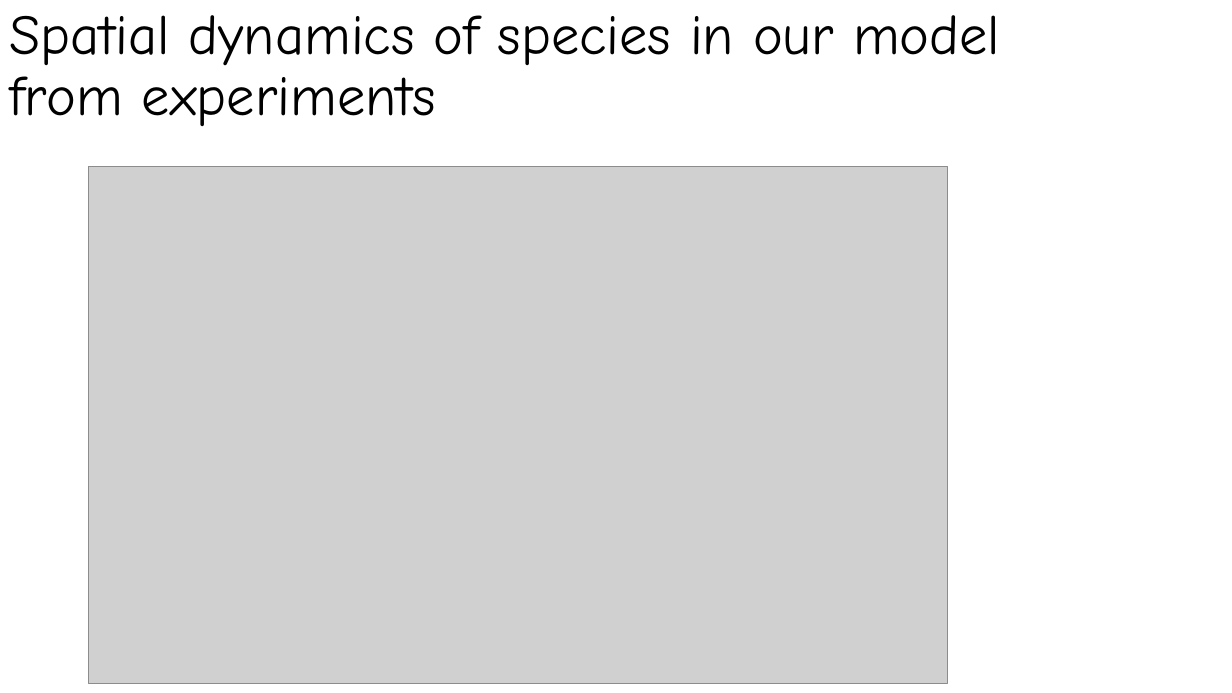
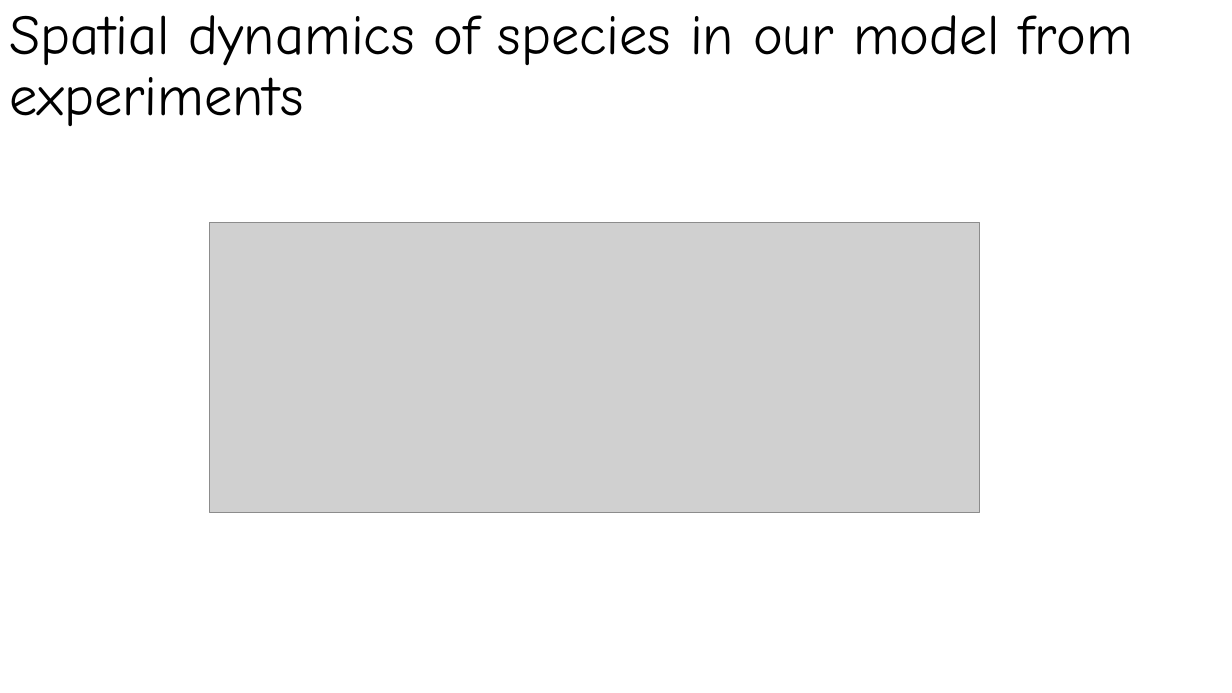
Before and after one commit to fly2Universe/CS6824, a slide deck: slide 17 of CS6824FinalPresentation.pptx (slide 9 before the commit). Drawn at 1232x693 pixels with LibreOffice and Linux fonts; fonts in the diff are those of the drawing; grey boxes stand for pictures. Boxes give left, top, right and bottom in pixels: in the first picture for what was removed or moved away, otherwise in the second. Text is boxed around its words. In the diff, an @@ line names an element or a change of style, - is before the commit and + after.

```diff
--- a/CS6824FinalPresentation.pptx
+++ b/CS6824FinalPresentation.pptx
@@ title "Spatial dynamics of species in ..." rewrapped from box(9, 15, 1000, 126) to box(9, 15, 1133, 126) @@
@@ picture removed at box(89, 166, 948, 684) @@
@@ picture added at box(210, 223, 981, 513) @@
```
Also in this commit, not shown: 1 other slide changed, 12 slides added, 7 slides removed.
